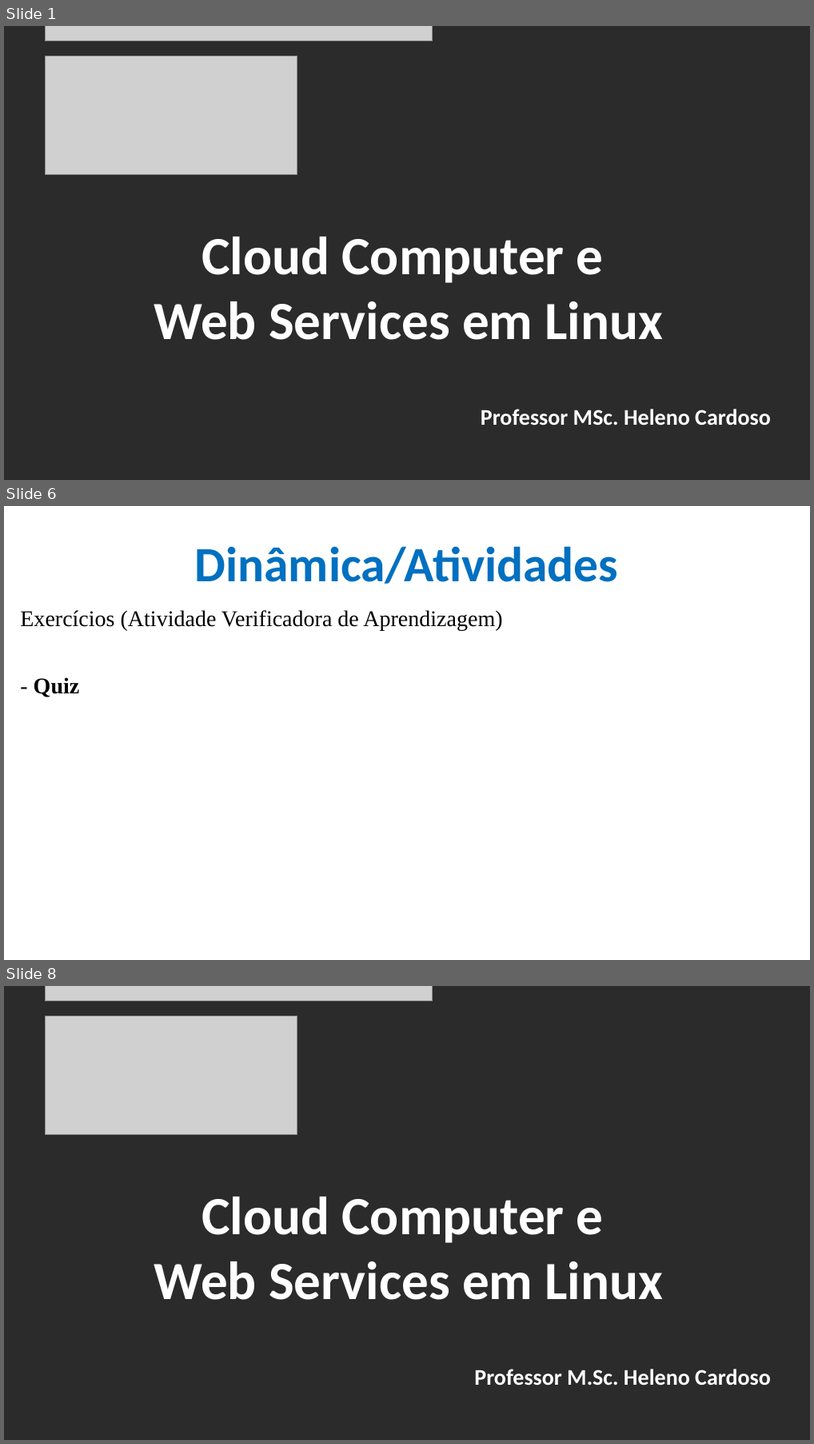
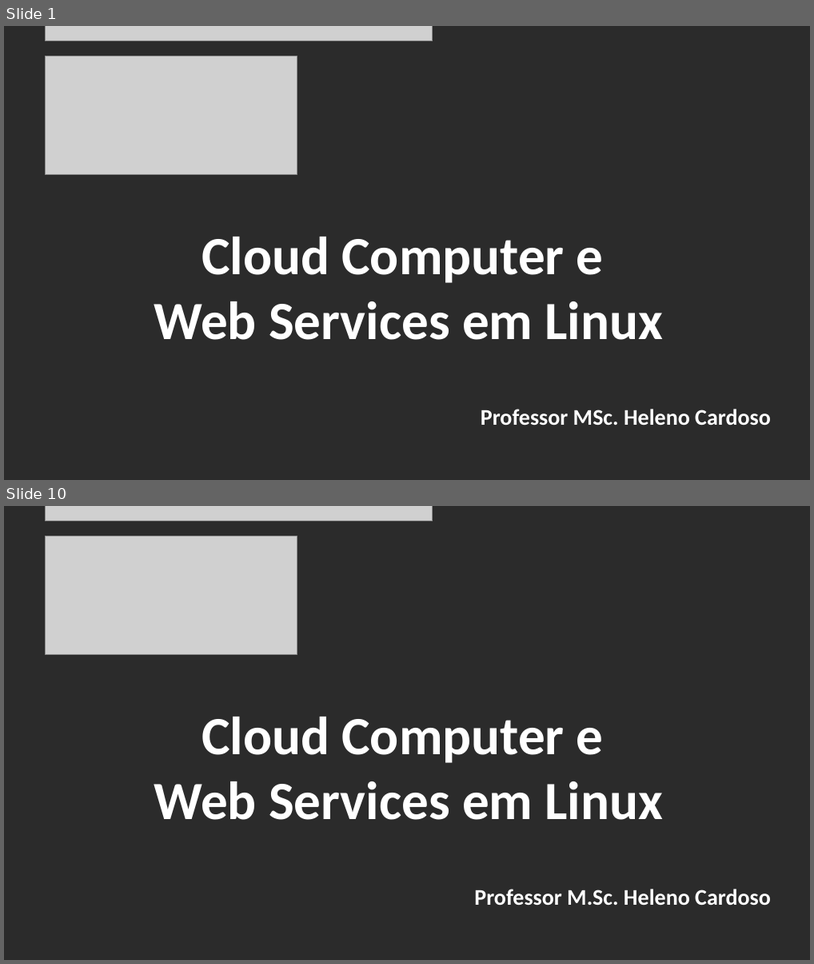
Before and after one commit to CloudEducationBrazil/WydenComputacaoNuvemWebServicesLinux, a slide deck: 01 Classes/Aula 07 - Computação em Nuvem e Web Services em Linux Cloud AZURE.pptx. Shown one above the other, each under a label of ours: slides 1, 6 and 8 before the commit, slides 1 and 10 after it; the slides between them are not shown. The pictures are 814x1444 and 814x964 pixels, drawn with LibreOffice and Linux fonts; fonts in the diff are those of the drawing; grey boxes stand for pictures; background and template pictures are left out; a plain dark background stands for a picture behind light text. Boxes give left, top, right and bottom in pixels: in the first picture for what was removed or moved away, otherwise in the second. Text is boxed around its words. In the diff, an @@ line names an element or a change of style, - is before the commit and + after.

```diff
--- a/01 Classes/Aula 07 - Computação em Nuvem e Web Services em Linux Cloud AZURE.pptx
+++ b/01 Classes/Aula 07 - Computação em Nuvem e Web Services em Linux Cloud AZURE.pptx
@@ slide 6 removed at (4, 506, 810, 960), background picture (left out) @@
@@ title removed at (195, 546, 619, 584) @@
-Dinâmica/Atividades
@@ text removed at (20, 610, 502, 697) @@
-Exercícios (Atividade Verificadora de Aprendizagem)
-- Quiz
@@ what was slide 8 is now slide 10 @@
```
Also in this commit, not shown: 5 slides changed, 3 slides added, 1 other file.
